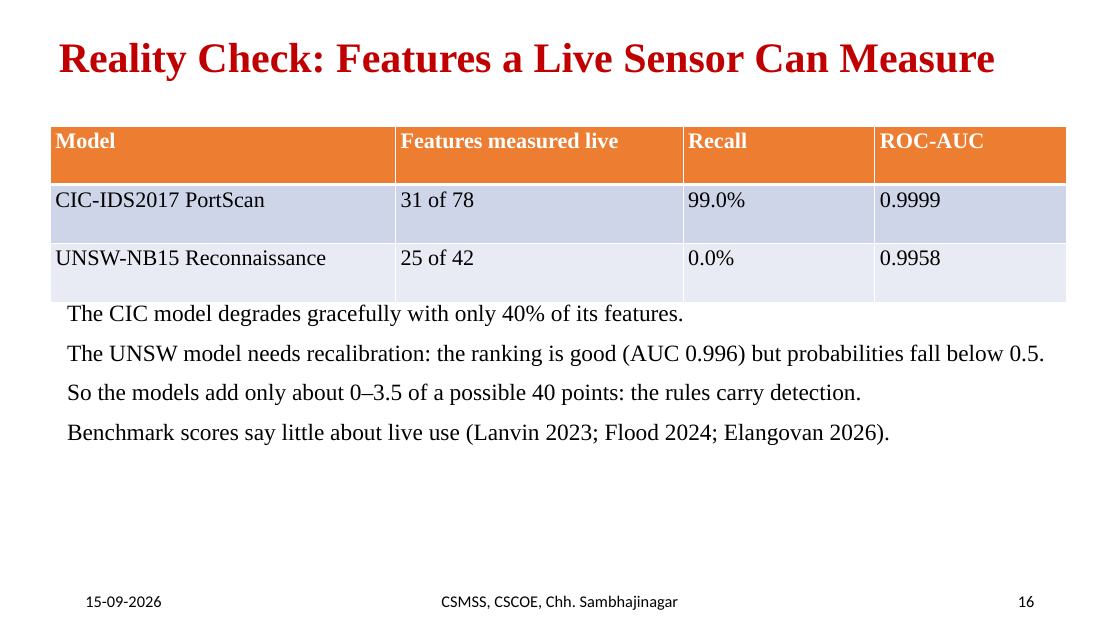
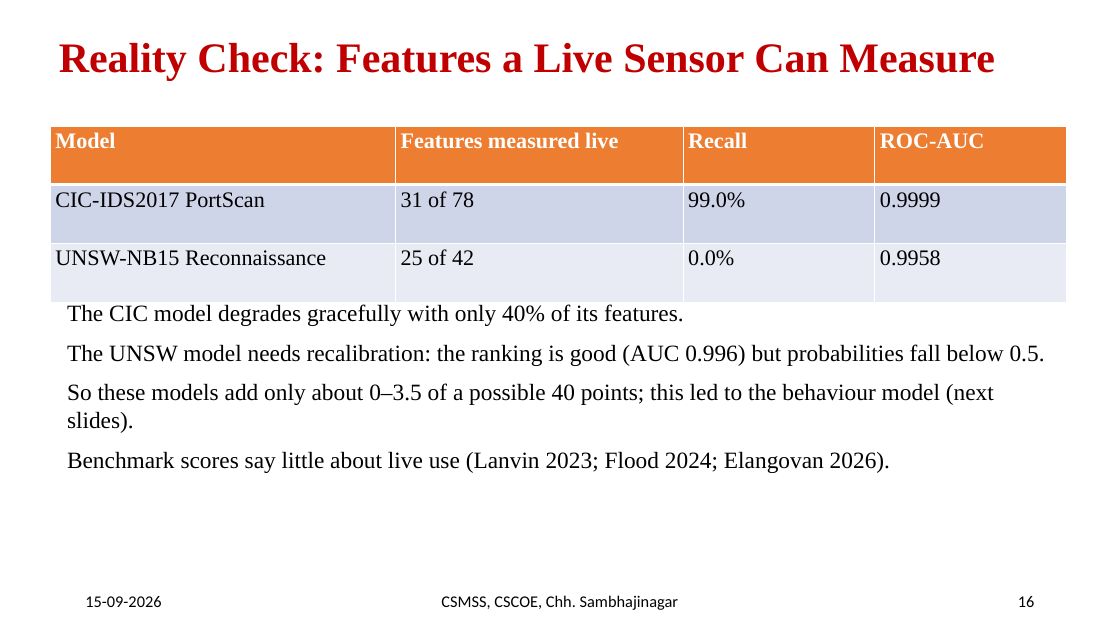
Before and after one commit to Parthbadgujar1/HoneyPot, a slide deck: slide 16 of report/output/Presentation.pptx. Drawn at 1120x630 pixels with LibreOffice and Linux fonts; fonts in the diff are those of the drawing. Boxes give left, top, right and bottom in pixels: in the first picture for what was removed or moved away, otherwise in the second. Text is boxed around its words. In the diff, an @@ line names an element or a change of style, - is before the commit and + after.

```diff
--- a/report/output/Presentation.pptx
+++ b/report/output/Presentation.pptx
@@ text at box(67, 383, 994, 433): text changed @@
-So the models add only about 0–3.5 of a possible 40 points: the rules carry detection.
+So these models add only about 0–3.5 of a possible 40 points; this led to the behaviour model (next slides).
```
Also in this commit, not shown: 9 other slides changed, 1 slide added, 10 other files.
